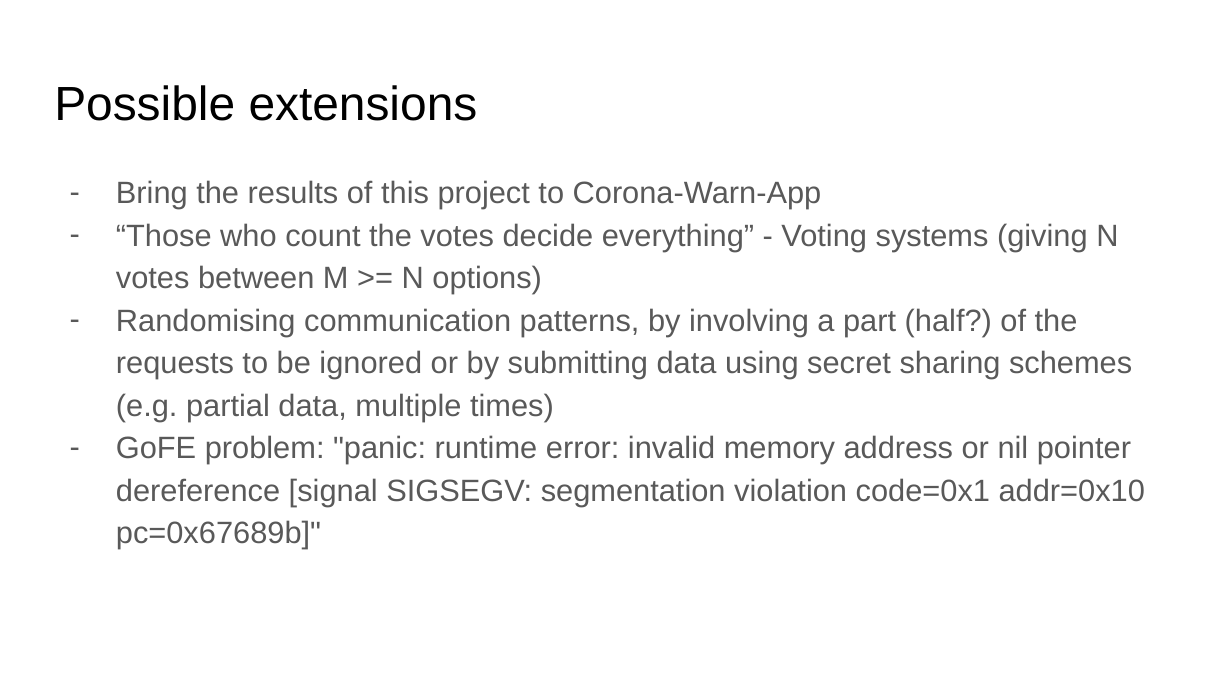
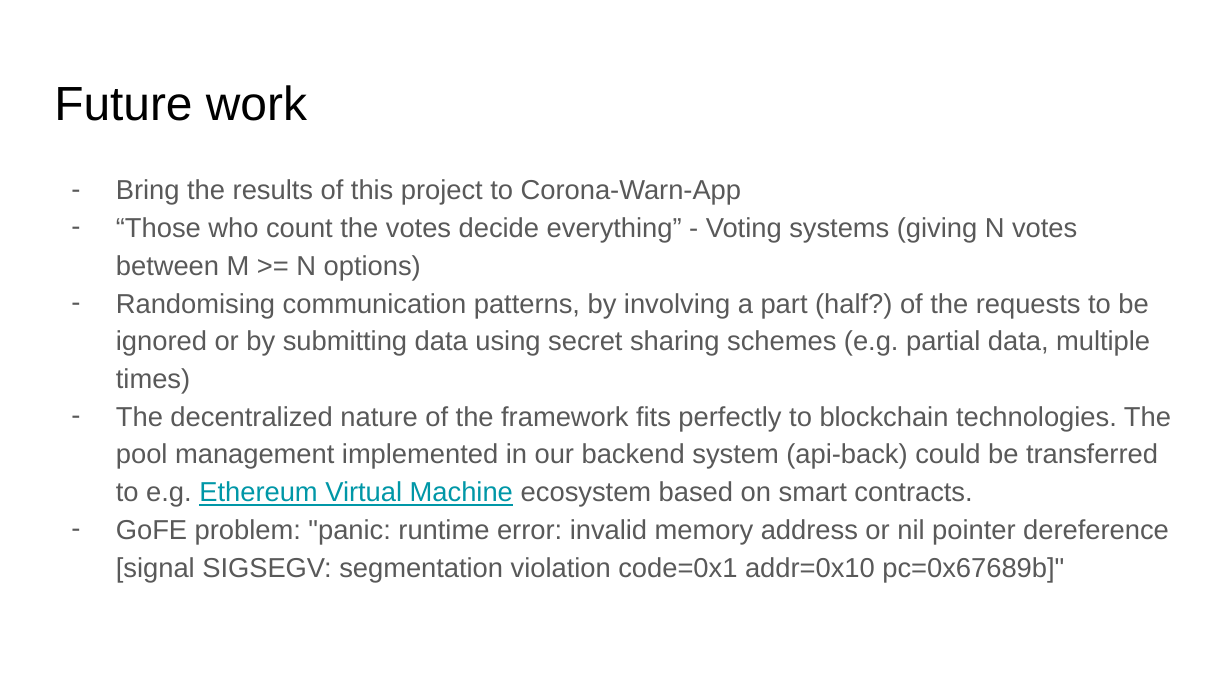
Before and after one commit to cryptohackathon/ace-net, a slide deck: slide 31 of documentation/Presentation.pptx (slide 30 before the commit). Drawn at 1232x693 pixels with LibreOffice and Linux fonts; fonts in the diff are those of the drawing. Boxes give left, top, right and bottom in pixels: in the first picture for what was removed or moved away, otherwise in the second. Text is boxed around its words. In the diff, an @@ line names an element or a change of style, - is before the commit and + after.

```diff
--- a/documentation/Presentation.pptx
+++ b/documentation/Presentation.pptx
@@ title at bbox=[54, 85, 307, 121]: text changed @@
-Possible extensions
+Future work
@@ text at bbox=[116, 179, 1169, 582]: size 18 to 16 pt in "Bring the results of this project to ...", "“Those who count the votes decide everything” ...", "Randomising communication patterns, by involving a part ...", "GoFE problem: "panic: runtime error: invalid memory ..."; indent changed @@
@@ text at bbox=[116, 406, 1171, 507]: paragraph added @@
+– The decentralized nature of the framework fits perfectly to blockchain technologies. The pool management implemented in our backend system (api-back) could be transferred to e.g. Ethereum Virtual Machine ecosystem based on smart contracts.
```
Also in this commit, not shown: 6 other slides changed, 1 slide added, 1 other file.
